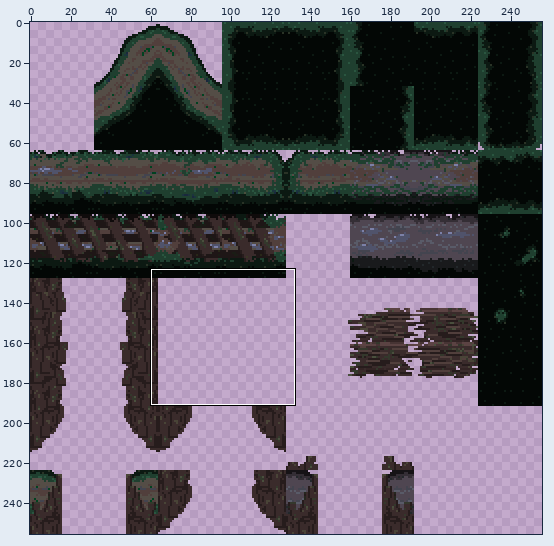
One commit to this sprite sheet: CasaDesDiamantes/sprites/forestTiles_spr/layers/1bfb3df4-e099-4057-ac77-359769abf679/bbe75377-6bcf-4608-be53-f0484317fdcb.png. The first picture is a wide view before the edit; the outline marks the close-up.
Close-up. Earlier state:
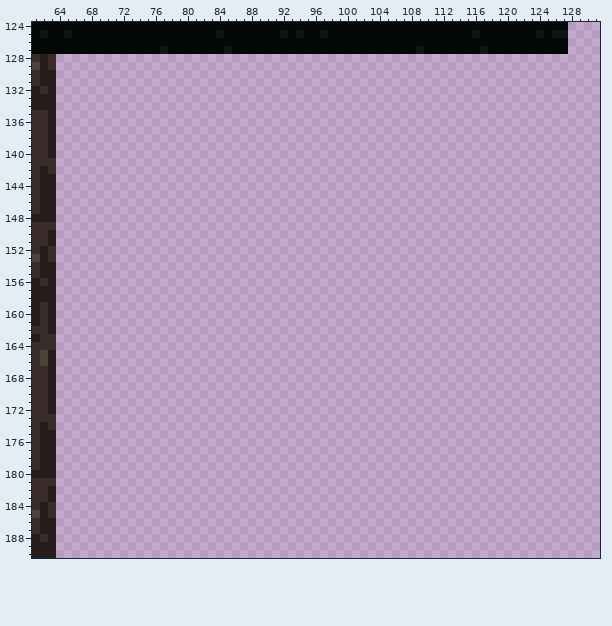
The file is 256x256 pixels. Colours within 5 levels of each other are drawn and written as one. Shown: x 61..131, y 124..190. The commit also changed other parts of the picture, which this record leaves out.
The result:
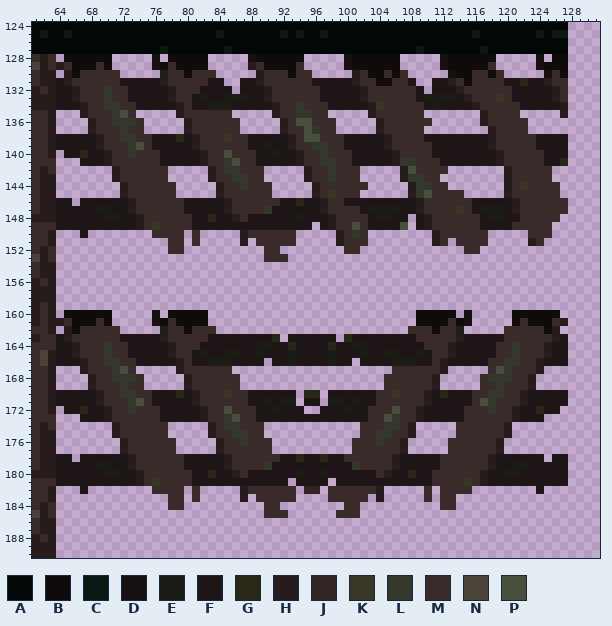
Palette (. is transparent): A #030705  B #0f0b0b  C #0c1912  D #161010  E #1a1c15  F #1e1616  G #282718  H #261c1c  J #332424  K #383625  L #34382c  M #3a2b2b  N #494437  P #494f3d
From old to new:
Changed rows in their new state; - is an unchanged pixel.
first column x 64:
128 -BBBBBB-----D-BBBBB-----DBBBBBB-----DBBBBBB-----DBBBBBB-----D-BB
129 HMBBBMB-----DBMBBBB-----HMBBBBM-----DBBBBBB-----DBBBBBM-----DBBB
130 -HBMMMMM-----HMMBMMM-----HMMMBMM-----HMBBMBM-----DBBMMBM-----DMB
131 FHMMMMMMFFFFFHMMMMMFF--FFHMMMMMMFFFFFHMMBBMMF--FFHMBMMMMFFGFFHMM
132 FFHMMMLMMFFFFFHMMMFFFF-FFFHMMMMMMFFFFFHMMMMMMF-FFFHMMMMMMFFFFFHM
133 FFHMMMLMMFFFFFHMMFEFFEEEFFHMMMMMMFFFFFHMMMMMMFEEEEFHMMMKMFFFFFHM
134 FFFHMMLLMMFFFFFHMFFEEEFFFFFHMMLMMMFFFFFHKMMMMMFEFFFFHMMMMMFFFFFH
135 ---HMMMLPM-----HMMMMMM-----HMMLLMM-----HMMMMMM-------HMMMM-----H
136 ----HMMLLLM-----HMMMMMM-----HMPPMMM-----HMMMMMM------HMMMMM-----
137 ----HMMMLMM-----HMMMMMM-----HMMPLMM-----HMMMMM--------HMMMM-----
138 FFFFFHMMLLMMFFFGFHMMMKMMFFFFFHMPPMMMFFFFFHMMMMFFFFFFFFHMMMMMFFFF
139 FFFFFHMMMLPMFFFFFHMMMMMMFFEFFHMMLLMMFFFFFHMMMMMFFFFFFFHMMMMMFFFF
140 -FFGFFHMMLMMMFFFFFHMMPMMMFFEFFHMMLMMMFFFFFHMMMMFFFFFFFFHMMMMMFFF
141 ---FFFHMMMMMMFFFFFHMMLPMMFFFFFHMMLLMMFFFFFHLLMMMFFFFFFFHMMMMMFFG
142 -------HMMMMMM-----HMLLMMM-----HMMLMMM-----HPMMMM-------HMMMMM--
143 -------HMMMMMM-----HMMLLMM-----HMMLMMM-----HLLMM--------HMMMMM--
144 --------HMMMMMM-----HMMLMMM-----HMMMMMM-----HLLMM-------HMKMMMM-
145 --------HMMMMMM-----HMMMMMM-----HMKMMM------HLPMMMM-----HMMMMMM-
146 FF-FFFFFFHMMMMMMFFFFFHMMMMMMFFGFFHMMFFFFFFFFFHMMMMMMFFFFFHMMMMMM
147 FFFFFEEFFHMMMMMMFFFFFHMMMMLFFFFFFHMMMMFEEEEFFHMMMMKMFEEEFHMMMMMM
148 FFFFFFEEFFHMMMMMMFFGFFHMFFFFFFEFFFHMMMMFEEFF-FHMMMMMMFEEFFMMMMM-
149 FFFFFFFFFFHMKMMMMFFFFFFFFFFFFFFF-FHMMPMFFFFP-FHMMMMMMFFFFMMMMM--
150 ---F--------MMMM-M-----HMMMMMM-----HMLM--------HMMMMMM-----MMM--
151 --------------MM-M-----H-MMMMM-----HMMM--------HM-MMMM-----HM---
152 --------------MM----------MM--------MM-------------MM-----------
153 --------------------------MMM-----------------------------------
first column x 64:
160 -BBBBBB-----D-BBBBB--------------------------BBBBB-D-----BBBBBB-
161 HMBBBMB-----DBMBBBB--------------------------BBBBMBD-----BMBBBMH
162 -HBMMMMM-----HMMBMMM------------------------MMMBMMH-----MMMMMBH-
163 FHMMMMMMFFFFFHMMMMMFFFFFFFFG-FFFFFF-GFFFFFFFFMMMMMHFFFFFMMMMMMHF
164 FFHMMMLMMFFFFFHMMMFFFFFFFEEFFGFFFFGFFEEFFFFFFFMMMHFFFFFMMLMMMHFF
165 FFHMMMLMMFFFFFHMMFEFFEEFFEFFFEFFFFEFFFEFFEEFFEFMMHFFFFFMMLMMMHFF
166 FFFHMMLLMMFFFFFHMFFEEEFFFF-FFEFFFFEFF-FFFFEEEFFMHFFFFFMMLLMMHFFF
167 ---HMMMLPM-----HMMMMMM--------------------MMMMMMH-----MPLMMMH---
168 ----HMMLLLM-----HMMMMMM------------------MMMMMMH-----MLLLMMH----
169 ----HMMMLMM-----HMMMMMM------------------MMMMMMH-----MMLMMMH----
170 FFFFFHMMLLMMFFFGFHMMMKMMFFFFFF-GG-FFFFFFMMKMMMHFGFFFMMLLMMHFFFFF
171 FFFFFHMMMLPMFFFFFHMMMMMMFFEFEE-FF-EEFEFFMMMMMMHFFFFFMPLMMMHFFFFF
172 -FFGFFHMMLMMMFFFFFHMMPMMMFFEFFF--FFFEFFMMMPMMHFFFFFMMMLMMHFFGFF-
173 ---FFFHMMMMMMFFFFFHMMLPMMFFFFFFFFFFFFFFMMPLMMHFFFFFMMMMMMHFFF---
174 -------HMMMMMM-----HMLLMMM------------MMMLLMH-----MMMMMMH-------
175 -------HMMMMMM-----HMMLLMM------------MMLLMMH-----MMMMMMH-------
176 --------HMMMMMM-----HMMLMMM----------MMMLMMH-----MMMMMMH--------
177 --------HMMMMMM-----HMMMMMM----------MMMMMMH-----MMMMMMH--------
178 FF-FFFFFFHMMMMMMFFFFFHMMMMMMFFGFFGFFMMMMMMHFFFFFMMMMMMHFFFFFF-FF
179 FFFFFEEFFHMMMMMMFFFFFHMMMMLFFFFFFFFFFLMMMMHFFFFFMMMMMMHFFEEFFFFF
180 FFFFFFEEFFHMMMMMMFFGFFHMFFFFFFEFFEFFFFFFMHFFGFFMMMMMMHFFEEFFFFFF
181 FFFFFFFFFFHMKMMMMFFFFFFFFFFFF-FFFF-FFFFFFFFFFFFMMMMKMHFFFFFFFFFF
182 ---F--------MMMM-M-----HMMMMMM-JJ-MMMMMMH-----M-MMMM--------F---
183 --------------MM-M-----H-MMMMM----MMMMM-H-----M-MM--------------
184 --------------MM----------MM--------MM----------MM--------------
185 --------------------------MMM------MMM--------------------------
